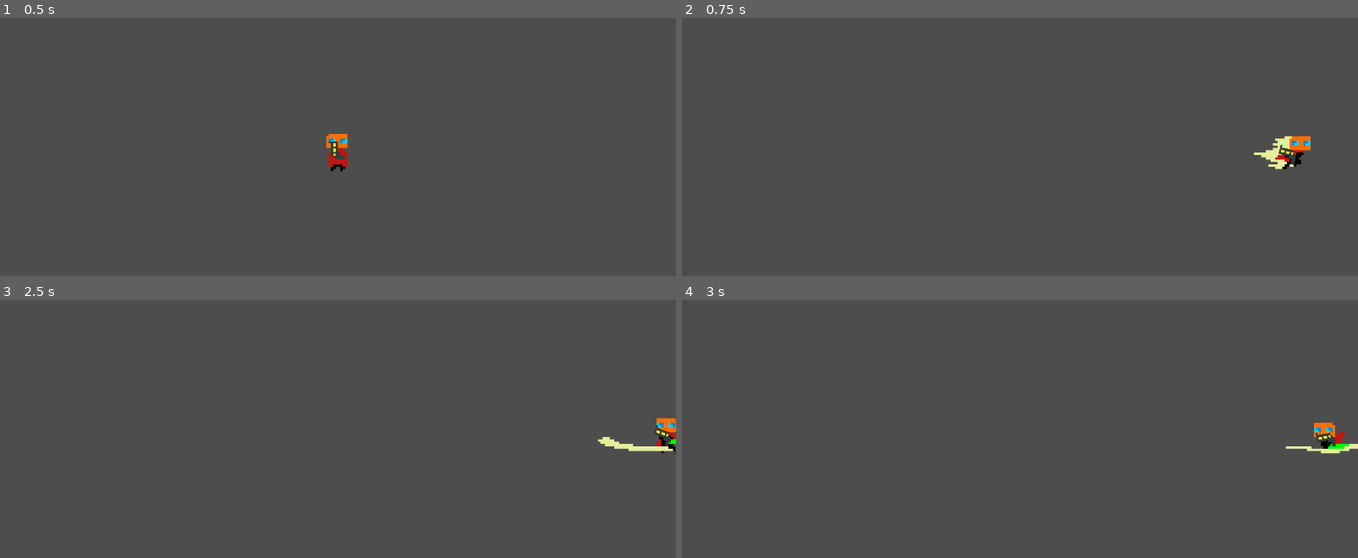
Above: before the commit, frames 1-4 (two rows, left to right).
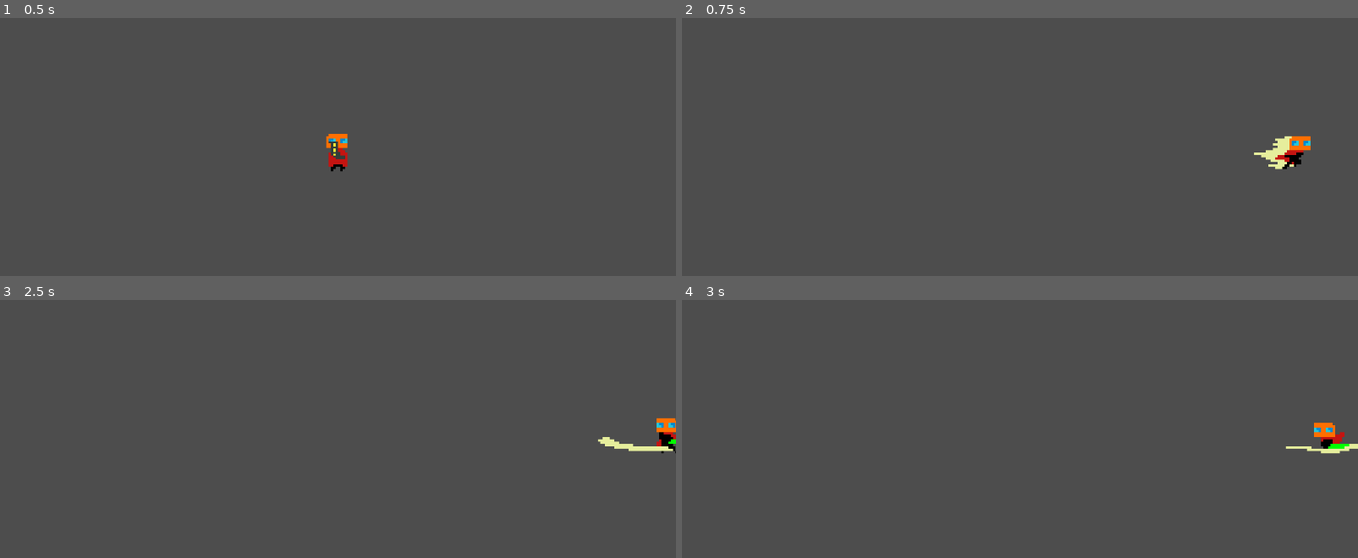
Above: after the commit, the same moments.

Repository: mendsergon/Kill-The-Food-Pyramid
Game: Godot game, scene res://Assets/Scenes/game.tscn
Same seed, same stepped clock (60 frames per second), same inputs: the game is played once before the commit and once after it.
Inputs (mouse positions are in pixels of both pictures, inside the frame that each line leads up to):
- Up to frame 1 (0.5 s): no input
- Up to frame 2 (0.75 s): tap Enter at 0.5 s; move the mouse to (1168, 126) at 0.52 s; hold D (move_right) from 0.53 s (still down); tap Shift (dash) at 0.6 s
- Up to frame 3 (2.5 s): tap Space (jump) at 0.77, 1.25, 1.52 s; tap E (melee) at 0.8, 1.35, 2.3 s; move the mouse to (202, 447) at 1.27 s; tap Shift (dash) at 1.55, 2.1 s; tap Enter at 2 s; move the mouse to (405, 343) at 2.02 s; release D (move_right) at 2.03 s; hold A (move_left) from 2.03 s (still down)
- Up to frame 4 (3 s): move the mouse to (986, 503) at 2.77 s; release A (move_left) at 2.78 s; hold D (move_right) from 2.78 s (still down); tap E (melee) at 2.85 s

Frame 1 is identical in both runs. In frame 2, less than 0.1% of the frame differs, in the area x 88-91%, y 49-58%; in frame 3, less than 0.1%; in frame 4, less than 0.1%.

Commit message:
Mobified pistol to disappear and disable while melee & dash action

Diff:
--- a/Assets/Scripts/player.gd
+++ b/Assets/Scripts/player.gd
@@ -17,6 +17,7 @@
 
 ### --- NODE REFERENCES --- ###
 @onready var animated_sprite_2d: AnimatedSprite2D = $AnimatedSprite2D # Character sprite
+@onready var pistol_1: Node2D = $"Pistol 1"                            # Pistol node
 
 ### --- MOVEMENT STATE --- ###
 var is_dashing := false                 # True during dash
@@ -139,6 +140,17 @@
 	else:
 		animated_sprite_2d.flip_h = (get_global_mouse_position().x < global_position.x)  # Face cursor
 
+	### --- WEAPON STATE --- ###
+	# Hide and disable pistol during dash or melee
+	if is_dashing or is_attacking:
+		pistol_1.visible = false
+		pistol_1.set_process(false)
+		pistol_1.set_process_input(false)
+	else:
+		pistol_1.visible = true
+		pistol_1.set_process(true)
+		pistol_1.set_process_input(true)
+
 ### --- DASH INITIALIZATION --- ###
 func start_dash():
 	is_dashing = true
